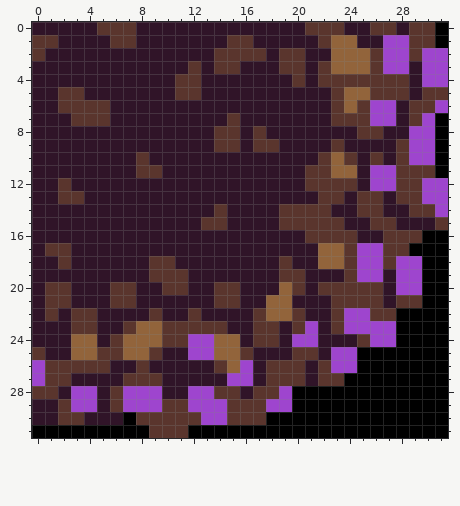
Pixel-art sprite: Images1/deco_block_2.png. The picture above was drawn from the file before the commit.
The file is 32x32 pixels.
Now the later version:
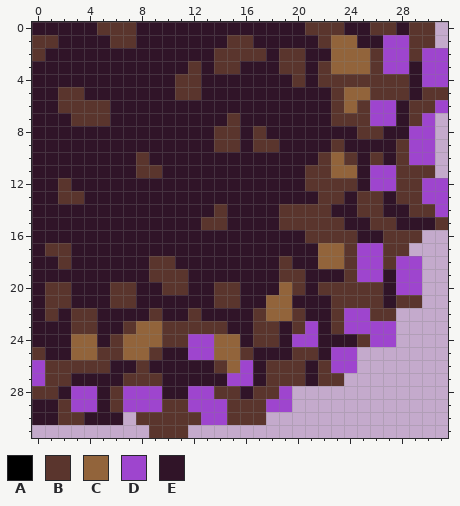
Palette (. is transparent): A #000000  B #5a352d  C #92643b  D #9e45ce  E #301428
Change:
{"y":0,"x":31,"old":"A","new":"."}
{"y":1,"x":31,"old":"A","new":"."}
{"y":7,"x":31,"old":"A","new":"."}
{"y":8,"x":31,"old":"A","new":"."}
{"y":9,"x":31,"old":"A","new":"."}
{"y":10,"x":31,"old":"A","new":"."}
{"y":11,"x":31,"old":"A","new":"."}
{"y":16,"x":30,"old":"AA","new":".."}
{"y":17,"x":29,"old":"AAA","new":"..."}
{"y":18,"x":30,"old":"AA","new":".."}
{"y":19,"x":30,"old":"AA","new":".."}
{"y":20,"x":30,"old":"AA","new":".."}
{"y":21,"x":30,"old":"AA","new":".."}
{"y":22,"x":28,"old":"AAAA","new":"...."}
{"y":23,"x":28,"old":"AAAA","new":"...."}
{"y":24,"x":28,"old":"AAAA","new":"...."}
{"y":25,"x":25,"old":"AAAAAAA","new":"......."}
{"y":26,"x":25,"old":"AAAAAAA","new":"......."}
{"y":27,"x":24,"old":"AAAAAAAA","new":"........"}
{"y":28,"x":20,"old":"AAAAAAAAAAAA","new":"............"}
{"y":29,"x":20,"old":"AAAAAAAAAAAA","new":"............"}
{"y":30,"x":7,"old":"A","new":"."}
{"y":30,"x":18,"old":"AAAAAAAAAAAAAA","new":".............."}
{"y":31,"x":0,"old":"AAAAAAAAA","new":"........."}
{"y":31,"x":12,"old":"AAAAAAAAAAAAAAAAAAAA","new":"...................."}
{"label":"erased","picture_box":[435,22,448,48]}
{"label":"erased","picture_box":[435,113,448,178]}
{"label":"erased","picture_box":[188,230,448,438]}
{"label":"erased","picture_box":[32,412,149,438]}
